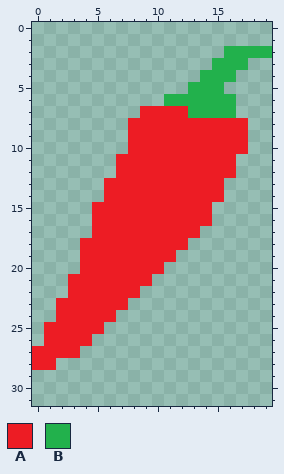
File history of a pixel-art sprite, chilly3.png. That is the earlier state.
The file is 20x32 pixels.
Palette (. is transparent): A #ed1c24  B #22b14c
Pixels before, first column x 0:
 2 ................BBBB
 3 ...............BBB..
 4 ..............BBB...
 5 .............BBB....
 6 ...........BBBBBB...
 7 .........AAAABBBB...
 8 ........AAAAAAAAAA..
 9 ........AAAAAAAAAA..
10 ........AAAAAAAAAA..
11 .......AAAAAAAAAA...
12 .......AAAAAAAAAA...
13 ......AAAAAAAAAA....
14 ......AAAAAAAAAA....
15 .....AAAAAAAAAA.....
16 .....AAAAAAAAAA.....
17 .....AAAAAAAAA......
18 ....AAAAAAAAA.......
19 ....AAAAAAAA........
20 ....AAAAAAA.........
21 ...AAAAAAA..........
22 ...AAAAAA...........
23 ..AAAAAA............
24 ..AAAAA.............
25 .AAAAA..............
26 .AAAA...............
27 AAAA................
28 AA..................
Once edited:
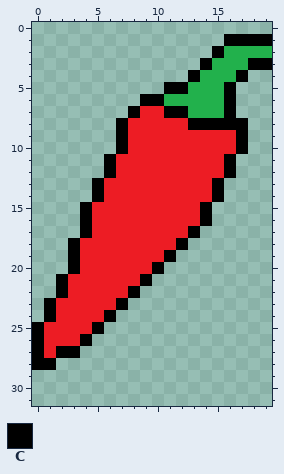
Colours new in this view: C #000000
From old to new:
Changed rows in their new state; - is an unchanged pixel.
first column x 0:
 1 ----------------CCCC
 2 ---------------C----
 3 --------------C---CC
 4 -------------C---C--
 5 -----------CC---C---
 6 ---------CC-----C---
 7 --------C--CC---C---
 8 -------C-----CCCCC--
 9 -------C---------C--
10 -------C---------C--
11 ------C---------C---
12 ------C---------C---
13 -----C---------C----
14 -----C---------C----
15 ----C---------C-----
16 ----C---------C-----
17 ----C--------C------
18 ---C--------C-------
19 ---C-------C--------
20 ---C------C---------
21 --C------C----------
22 --C-----C-----------
23 -C-----C------------
24 -C----C-------------
25 C----C--------------
26 C---C---------------
27 C-CC----------------
28 CC------------------
